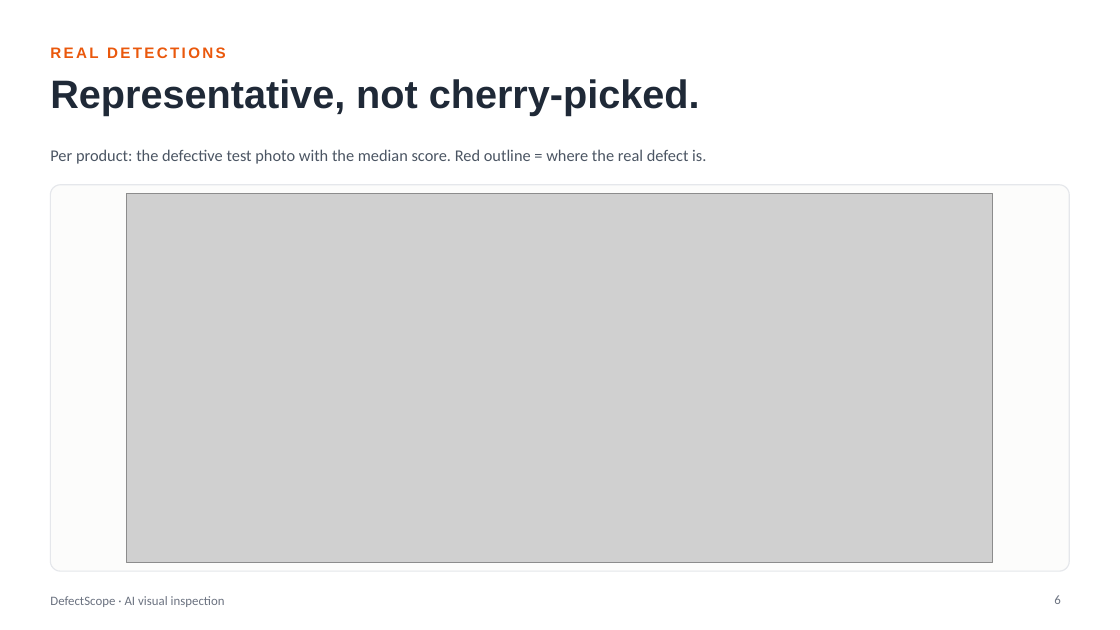
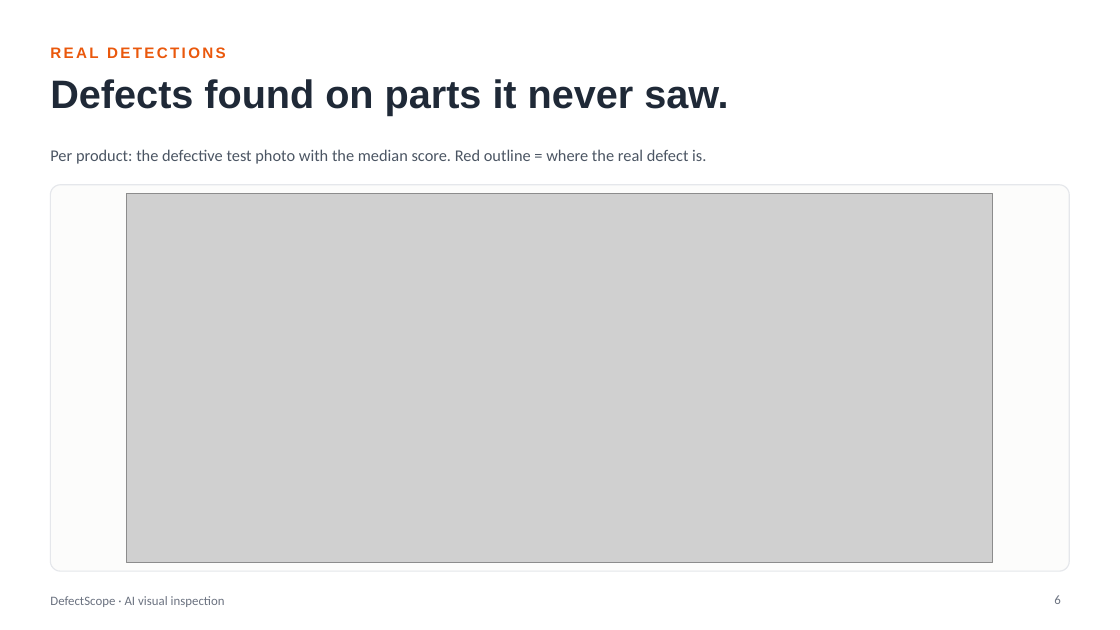
Before and after one commit to Priyanshu-Singh-git/defectscope, a slide deck: slide 6 of presentation/deck.pptx. Drawn at 1120x630 pixels with LibreOffice and Linux fonts; fonts in the diff are those of the drawing; grey boxes stand for pictures. Boxes give left, top, right and bottom in pixels: in the first picture for what was removed or moved away, otherwise in the second. Text is boxed around its words. In the diff, an @@ line names an element or a change of style, - is before the commit and + after.

```diff
--- a/presentation/deck.pptx
+++ b/presentation/deck.pptx
@@ title at [50, 79, 728, 116]: text changed @@
-Representative, not cherry-picked.
+Defects found on parts it never saw.
```
Also in this commit, not shown: 1 other slide changed, 7 other files.
